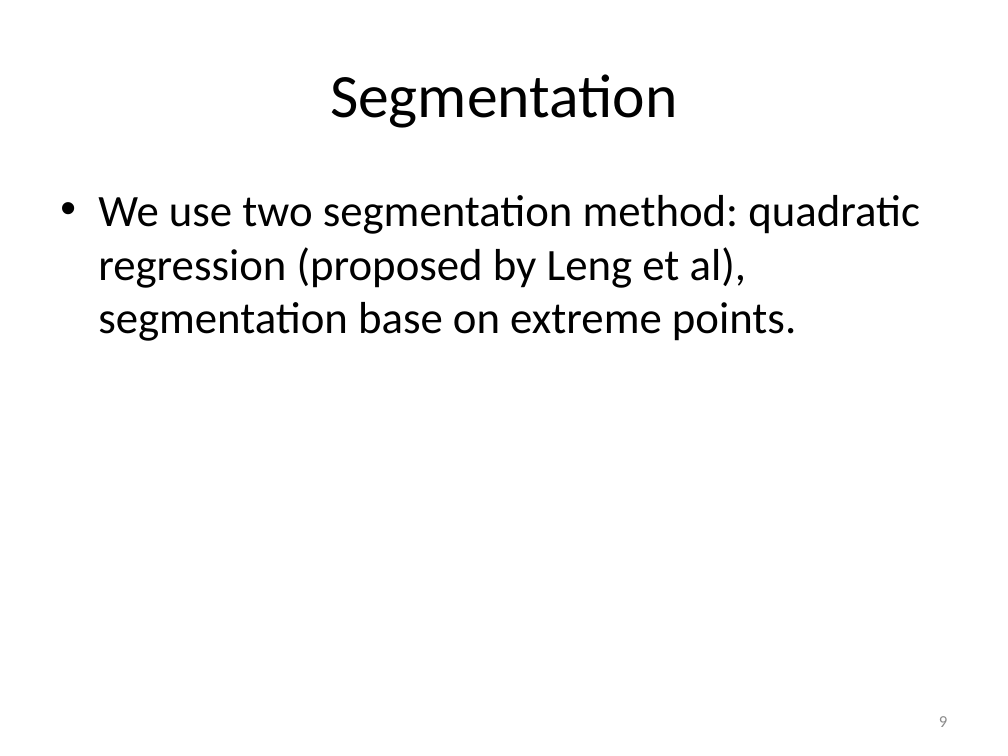
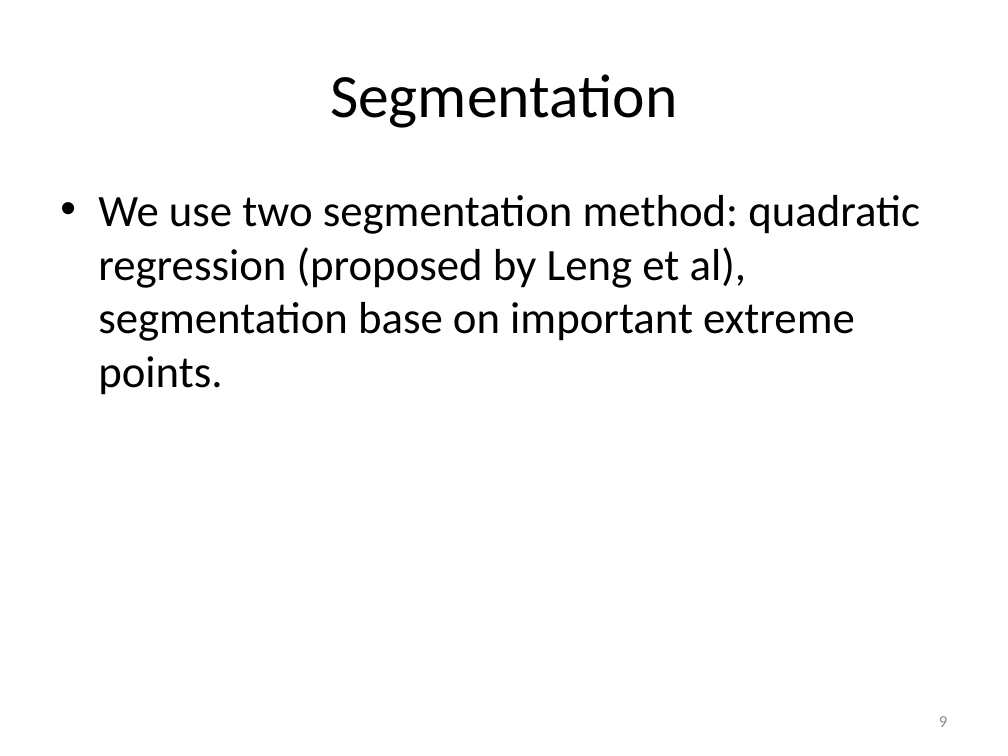
Before and after one commit to vyngo/caohoc-project-name, a slide deck: slide 9 of Report/pre.pptx. Drawn at 1008x756 pixels with LibreOffice and Linux fonts; fonts in the diff are those of the drawing. Boxes give left, top, right and bottom in pixels: in the first picture for what was removed or moved away, otherwise in the second. Text is boxed around its words. In the diff, an @@ line names an element or a change of style, - is before the commit and + after.

```diff
--- a/Report/pre.pptx
+++ b/Report/pre.pptx
@@ text at [98, 195, 920, 395]: text changed @@
-• We use two segmentation method: quadratic regression (proposed by Leng et al), segmentation base on extreme points.
+• We use two segmentation method: quadratic regression (proposed by Leng et al), segmentation base on important extreme points.
```
Also in this commit, not shown: 15 other slides changed.
